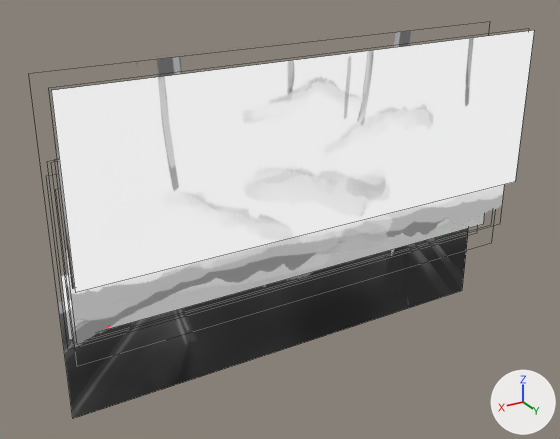
Renders of the FBX model Assets/Meshes/page14_01_A.fbx from each side of a commit.
Camera for both pictures: a 50 mm lens placed at (1.36, 1.95, 1.051), pointed at (0.084, -0.176, -0.013). Every picture has the same lights, and +X, +Y and +Z are marked at lower right. Mesh edges are drawn as thin lines. Where no turn or scale is listed for an object, it has been applied to the vertices.

Names of what the first picture shows: 'background01', 'background02', 'distance', 'stopchair', 'truck', 'windows'.
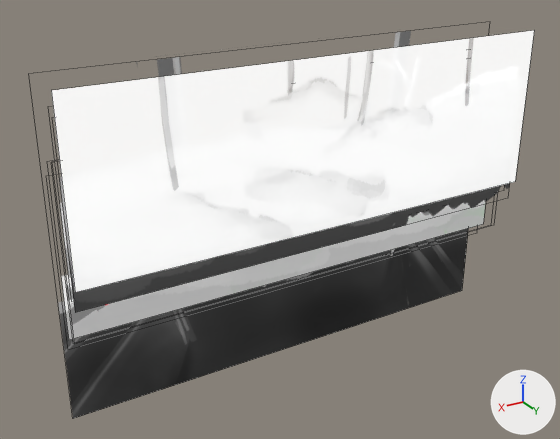
Where the change shows, as pixel boxes (x1, y1, x2, y2) in the pictures (560 x 439 px):
```json
{"object": "distance", "change": "surface changed", "before": [51, 30, 534, 292], "after": [51, 30, 534, 292]}
{"object": "background01", "change": "mesh moved", "before": [65, 185, 504, 321], "after": [60, 82, 468, 277]}
{"object": "background02", "change": "mesh moved", "before": [56, 150, 74, 289], "after": [59, 87, 510, 312]}
{"object": "truck", "change": "mesh moved", "before": [73, 218, 449, 348], "after": [70, 211, 430, 325]}
```

Edits to the scene script, one JSON object a line:
```json
{"op": "set", "path": "img_page14_distance_01_a_bmp", "old": "load_image('page14_distance_01_A.bmp', '_unpacked/page14_distance_01_A.bmp', 1576, 525, 'sRGB')", "new": "load_image('page14_distance_01_A.bmp', '_unpacked/page14_distance_01_A.bmp', 1576, 525, 'Non-Color')"}
{"op": "add", "block": "mat_page14_distance_01_a", "code": "n4 = _N.new('ShaderNodeTexImage'); n4.name = 'Image Texture.002'"}
{"op": "add", "block": "mat_page14_distance_01_a", "code": "n4.image = img_page14_distance_01_a_bmp"}
{"block": "mat_page14_distance_01_a", "where": "n2 = _N.new('ShaderNodeTexImage'); n2.name = 'Image Texture'"}
{"block": "mat_page14_distance_01_a", "where": "n0 = _N.new('ShaderNodeBsdfPrincipled'); n0.name = 'Principled BSDF'"}
{"op": "remove", "block": "mat_page14_distance_01_a", "code": "_L.new(n2.outputs[1], n0.inputs[4])  # 'Alpha' to 'Alpha'"}
{"op": "add", "block": "mat_page14_distance_01_a", "code": "_L.new(n4.outputs[0], n0.inputs[4])  # 'Color' to 'Alpha'"}
{"block": "me_mesh_002", "where": "me_mesh_002.from_pydata(...)  # 4 vertices, 1 face; spans x -0.87..0.86, y -0.05, z -0.2..0.38"}
{"block": "me_mesh_002", "where": "# used by ob_background01; location = (0.0, 0.0, 0.0)"}
{"block": "me_mesh_002", "change": "me_mesh_002 part 1: the whole mesh is moved by (0.0, 0.0, 0.14)"}
{"block": "me_mesh_001", "where": "me_mesh_001.from_pydata(...)  # 4 vertices, 1 face; spans x -0.87..0.86, y -0.03, z 0.0..0.58"}
{"block": "me_mesh_001", "where": "# used by ob_background02; location = (0.0, 0.0, 0.0)"}
{"block": "me_mesh_001", "change": "me_mesh_001 part 2: the whole mesh is moved by (0.0, 0.0, -0.08)"}
{"block": "me_mesh_003", "where": "me_mesh_003.from_pydata(...)  # 4 vertices, 1 face; spans x -0.87..0.86, y -0.08, z -0.29..0.28"}
{"block": "me_mesh_003", "where": "# used by ob_truck; location = (0.0, 0.0, 0.0)"}
{"block": "me_mesh_003", "change": "me_mesh_003 part 3: the whole mesh is moved by (0.0, 0.0, 0.08)"}
```
